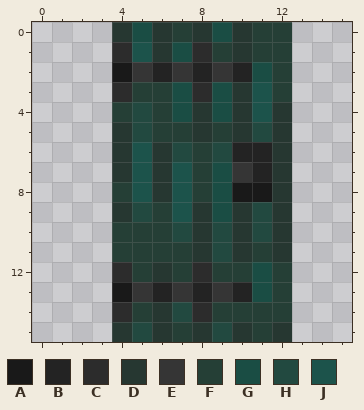
Edited in one commit: pixel-art sprite (textures/mcl_crimson_warped_door.png). That is the earlier state.
The file is 16x16 pixels. Colours within 5 levels of each other are drawn and written as one.
Palette (. is transparent): A #191919  B #232323  C #2c2c2c  D #263731  E #353535  F #253f36  G #1a4d44  H #224940  J #1c534b
After the commit:
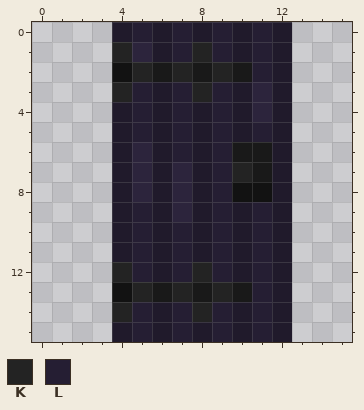
Colours new in this view: K #232323  L #251e33
Difference:
Colour A changes from #191919 to #121212.
Colour B changes from #232323 to #191919.
Colour D changes from #263731 to #201a2b.
Colour J changes from #1c534b to #2c243c.
Colour F gives way to colour D in rows 0 to 2 at x 12; in row 3 at x 6 and 12; in row 4 at x 4 and 6; in row 5 at x 6; in rows 6 to 7 at x 8; in row 8 at x 4 and 8.
Colour F gives way to colour D in row 9 at x 6; in rows 10 to 11 at x 4 and 6; in row 12 at x 10 and 12; in row 13 at x 12; in row 14 at x 10 and 12.
Colour C gives way to colour K in row 1 at x 4 and 8; in row 3 at x 4 and 8; in row 12 at x 4 and 8; in row 14 at x 4 and 8.
Colour E gives way to colour K in row 2 at x 5, 7 and 9; in row 7 at x 10; in row 13 at x 5, 7 and 9.
Colour F gives way to colour L in row 0 at x 7 and 11; in row 1 at x 9 and 11; in row 3 at x 5; in row 5 at x 7 and 9; in row 10 at x 5; in row 11 at x 5, 7 and 11.
Colour F gives way to colour L in row 12 at x 5, 7 and 9; in row 14 at x 5, 9 and 11; in row 15 at x 7 and 11.
Colour G gives way to colour L in row 0 at x 5 and 9; in row 1 at x 7; in row 2 at x 11; in rows 3 to 4 at x 7 and 9; in rows 7 to 9 at x 9; in rows 12 to 13 at x 11.
Colour H gives way to colour L in row 4 at x 5; in row 5 at x 5 and 11; in row 6 at x 7 and 9; in row 9 at x 5 and 11; in row 10 at x 7, 9 and 11; in row 11 at x 9.
Colour H gives way to colour L in row 14 at x 7; in row 15 at x 5 and 9.
Where, in picture pixels (left, top, right, bottom), the same in both pictures:
changed: (112, 22, 292, 342)
